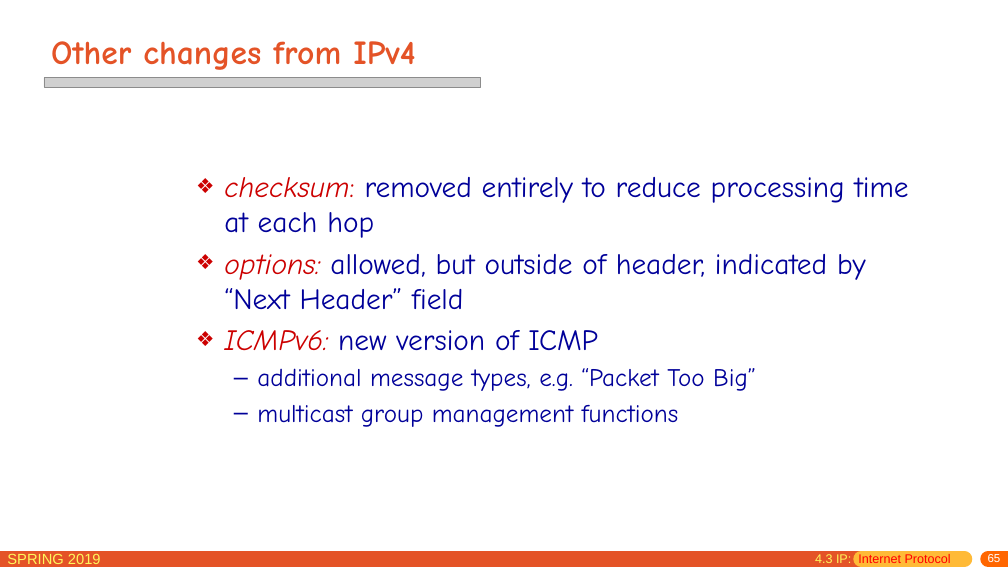
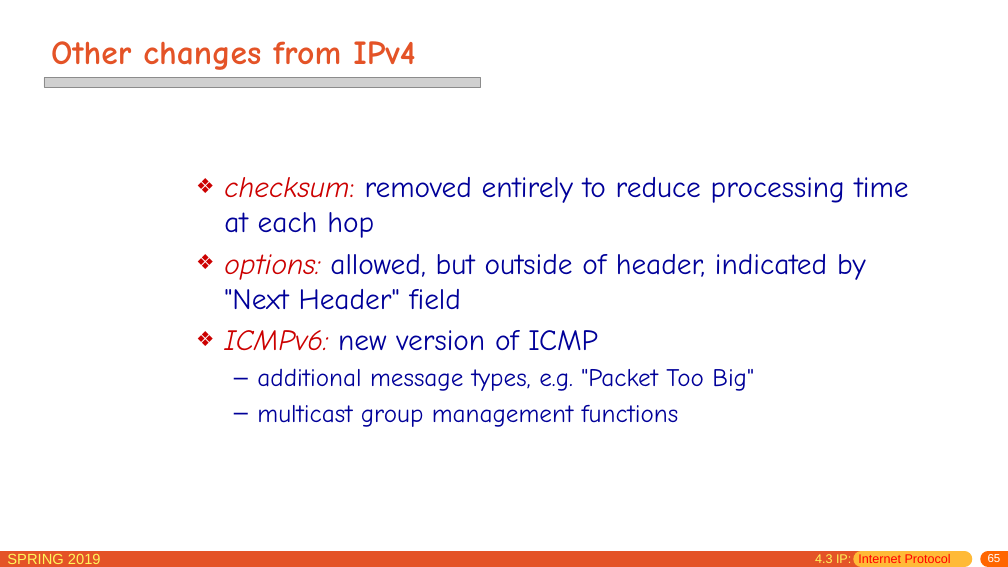
Before and after one commit to jichenghu/PPT_networkDistributed, a slide deck: slide 65 of chapter4.pptx. Drawn at 1008x567 pixels with LibreOffice and Linux fonts; fonts in the diff are those of the drawing; grey boxes stand for pictures. Boxes give left, top, right and bottom in pixels: in the first picture for what was removed or moved away, otherwise in the second. Text is boxed around its words. In the diff, an @@ line names an element or a change of style, - is before the commit and + after.

```diff
--- a/chapter4.pptx
+++ b/chapter4.pptx
@@ text at (224,254,866,310): text changed @@
-❖ options: allowed, but outside of header, indicated by “Next Header” field
+❖ options: allowed, but outside of header, indicated by "Next Header" field
@@ text at (257,368,754,391): text changed @@
-  – additional message types, e.g. “Packet Too Big”
+  – additional message types, e.g. "Packet Too Big"
```
Also in this commit, not shown: 28 other slides changed, 8 slides added.
